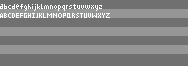
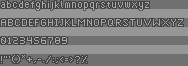
Before/after of a (188, 66) layered artwork. What changed in the layer stack:
hid group "fontTiny" (5 layers) over (0, 3, 137, 37)
hid "letters" over (0, 4, 110, 18)
showed group "fontBig" (1st of 2) (8 layers) over (0, 0, 184, 64)
showed "fontBigBlackRim" over (0, 0, 184, 64)
